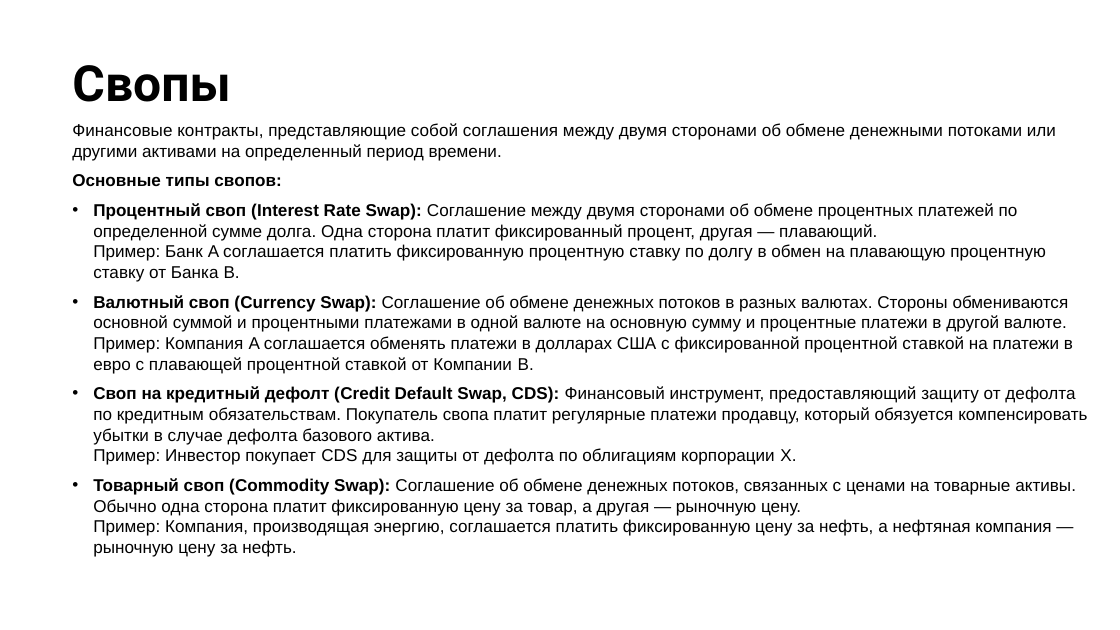
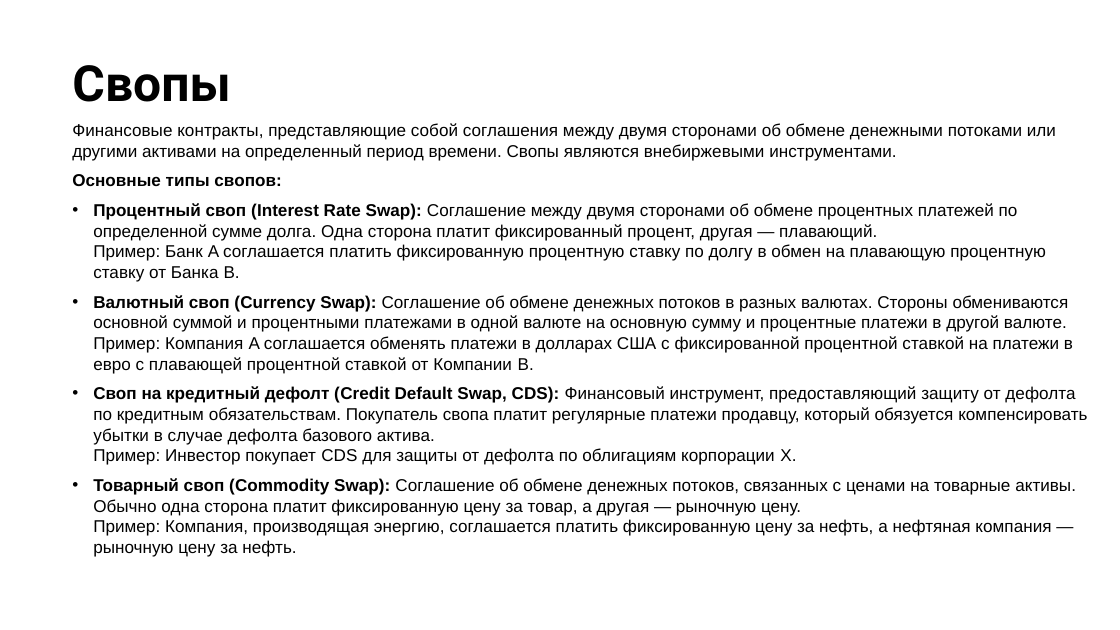
Before and after one commit to stureiko/Otus_lectures, a slide deck: slide 46 of FinML/01 - Intro/Presentation/01 - Intro.pptx (slide 45 before the commit). Drawn at 1120x630 pixels with LibreOffice and Linux fonts; fonts in the diff are those of the drawing; background and template pictures are left out. Boxes give left, top, right and bottom in pixels: in the first picture for what was removed or moved away, otherwise in the second. Text is boxed around its words. In the diff, an @@ line names an element or a change of style, - is before the commit and + after.

```diff
--- a/FinML/01 - Intro/Presentation/01 - Intro.pptx
+++ b/FinML/01 - Intro/Presentation/01 - Intro.pptx
@@ text at (72,123,1056,161): text changed @@
-Финансовые контракты, представляющие собой соглашения между двумя сторонами об обмене денежными потоками или другими активами на определенный период времени.
+Финансовые контракты, представляющие собой соглашения между двумя сторонами об обмене денежными потоками или другими активами на определенный период времени. Свопы являются внебиржевыми инструментами.
```
Also in this commit, not shown: 4 other slides changed, 1 slide added, 6 other files.
